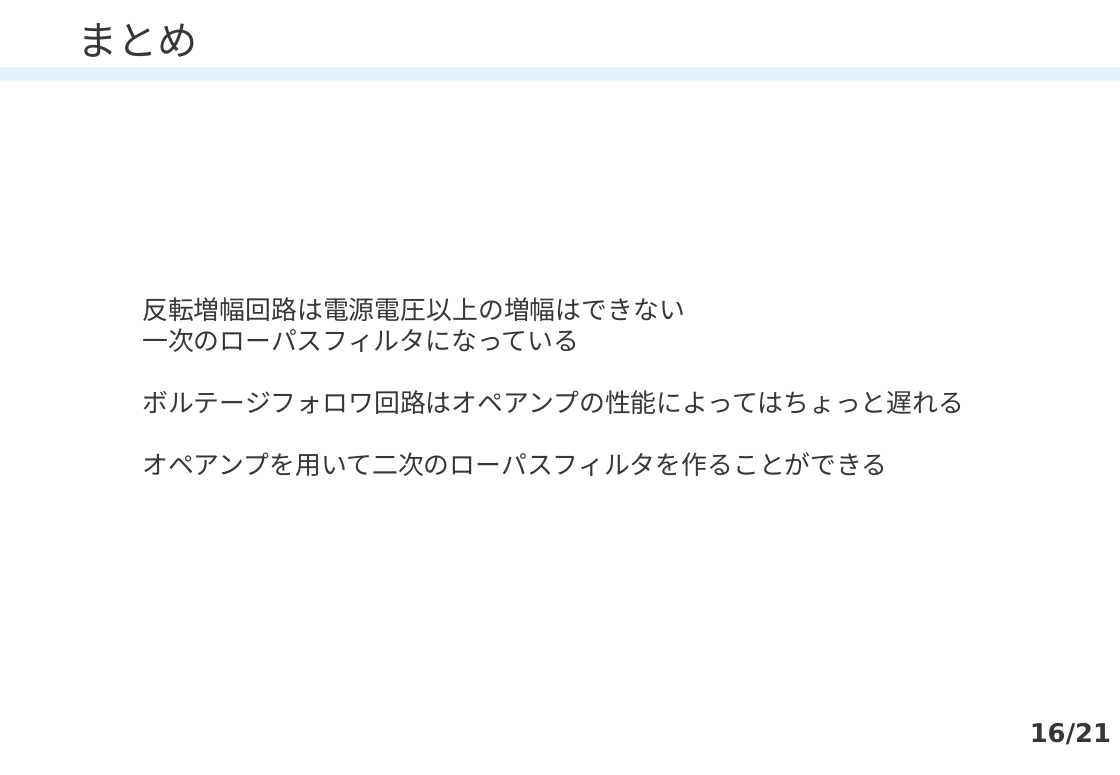
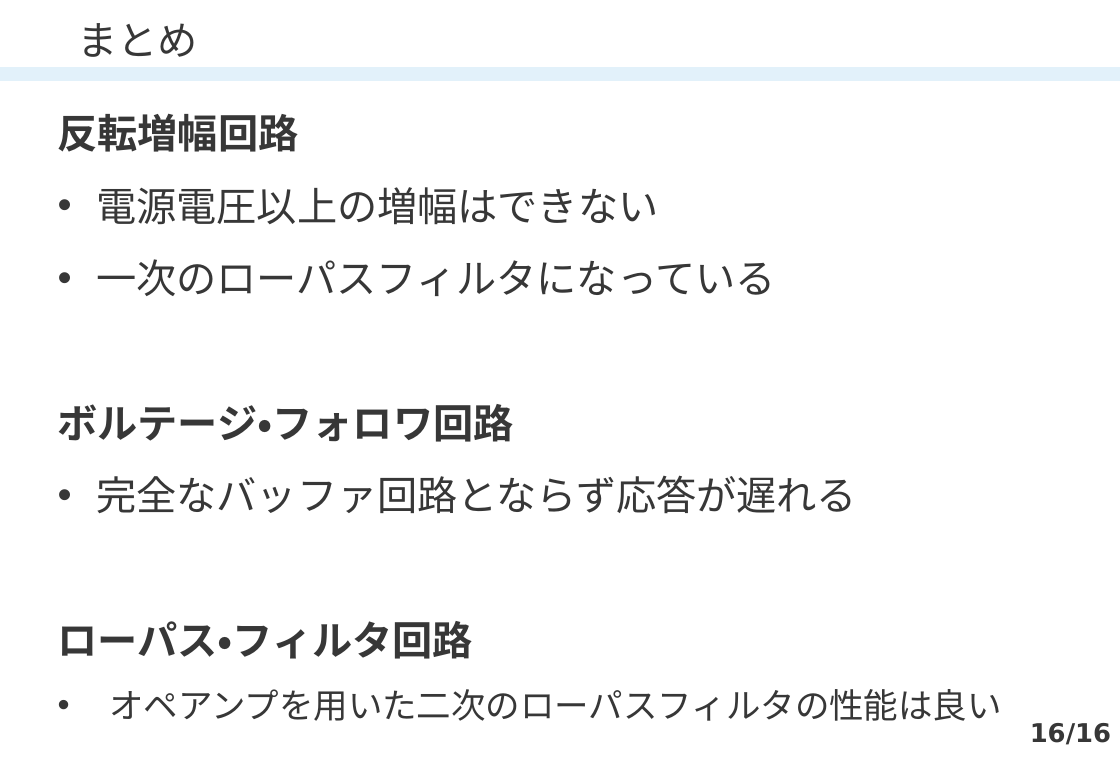
Before and after one commit to xiang-gong3944/----, a slide deck: slide 16 of 2024_05_10_電子回路/1522068_電子回路.pptx. Drawn at 1120x775 pixels with LibreOffice and Linux fonts; fonts in the diff are those of the drawing. Boxes give left, top, right and bottom in pixels: in the first picture for what was removed or moved away, otherwise in the second. Text is boxed around its words. In the diff, an @@ line names an element or a change of style, - is before the commit and + after.

```diff
--- a/2024_05_10_電子回路/1522068_電子回路.pptx
+++ b/2024_05_10_電子回路/1522068_電子回路.pptx
@@ text "反転増幅回路": place and size @@
-text "反転増幅回路" at (142, 297, 964, 476)
+text "反転増幅回路" at (58, 114, 1002, 721)
@@ text at (58, 114, 658, 225): text changed; size 18 to 28 pt @@
-反転増幅回路は電源電圧以上の増幅はできない
+反転増幅回路
+• 電源電圧以上の増幅はできない
@@ text at (96, 259, 775, 296): size 18 to 28 pt in "一次のローパスフィルタになっている"; bullet none to •; line spacing 1 to 1.5 @@
@@ text at (58, 404, 1002, 721): text changed; size 18 to 28 pt @@
-ボルテージフォロワ回路はオペアンプの性能によってはちょっと遅れる
-オペアンプを用いて二次のローパスフィルタを作ることができる
+ボルテージ・フォロワ回路
+• 完全なバッファ回路とならず応答が遅れる
+ローパス・フィルタ回路
+• オペアンプを用いた二次のローパスフィルタの性能は良い
@@ page number at (1030, 723, 1111, 745): text changed @@
-16/21
+16/16
```
Also in this commit, not shown: 8 other slides changed, 2 slides added, 1 other file.
